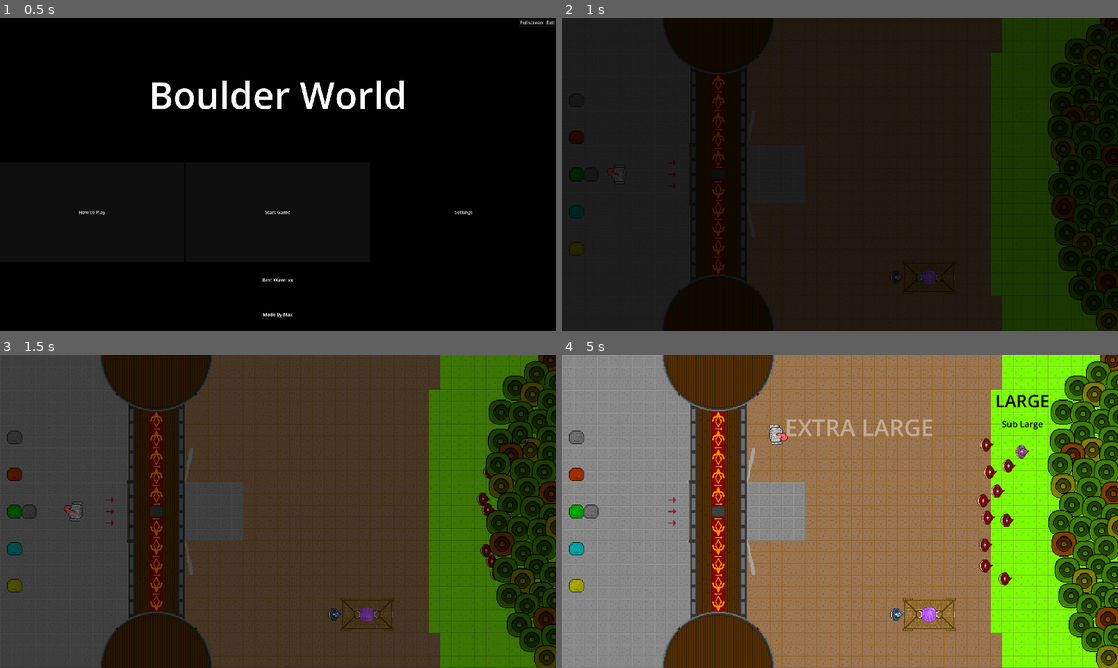
Above: before the commit, frames 1-4 (two rows, left to right).
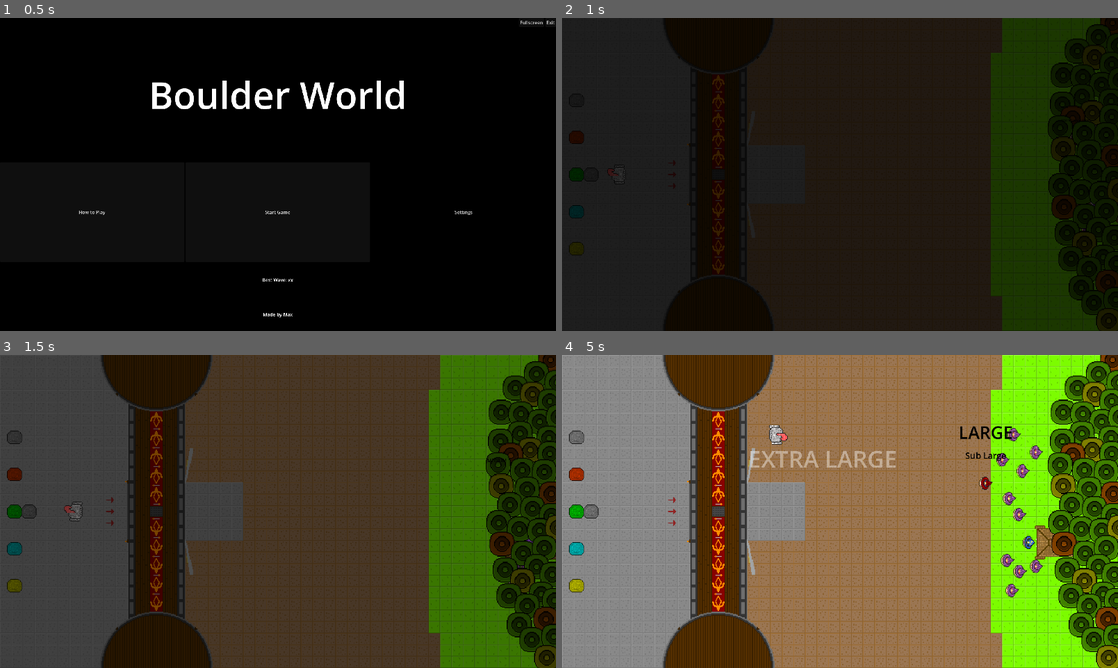
Above: after the commit, the same moments.

Repository: Nauviax/boulder-world
Game: Godot game, scene res://main_scene/main_scene.tscn
Two runs of this game, one before a commit and one after it. Both use one fixed random seed, a clock stepped at 60 frames per second and the inputs below.
Inputs:
- Up to frame 1 (0.5 s): no input
- Up to frame 2 (1 s): click "Start Game" at 0.5 s
- Up to frame 3 (1.5 s): tap Enter at 1.25 s; hold D (move_right) from 1.28 s (still down); hold Space (interact) from 1.28 s (still down)
- Up to frame 4 (5 s): release D (move_right) at 2.03 s; release Space (interact) at 2.03 s; hold S (move_down) 2.03-2.78 s; tap F at 2.1, 3.6 s; hold D (move_right) 2.78-3.53 s; hold Space (interact) 2.78-3.53 s; hold W (move_up) 3.53-4.28 s; hold A (move_left) from 4.28 s (still down); hold Space (interact) from 4.28 s (still down)

Frame 1 is identical in both runs. In frame 2, 0.2% of the frame differs, in the area x 59-100%, y 32-86%; in frame 3, 0.6%; in frame 4, 4.3%, in the area x 33-93%, y 12-89%.

Commit message:
Enemy type tweaks, cart moves now.

Diff:
--- a/entity/enemy/enemy.gd
+++ b/entity/enemy/enemy.gd
@@ -9,16 +9,25 @@
 @onready var above_effect_spawner: EffectSpawner = $AboveEffectSpawner
 @onready var screen_size := get_viewport_rect().size # To avoid being pushed offscreen
 
-const RALLY_X_POS = 1550; # X coord that enemies try to rally at (!!! MAX TEST OVERCROUDING TOO)
+const RALLY_X_POS = 1550; # X coord that enemies try to rally at
 const RALLY_X_VARIANCE = 25; # Allow some enemies to move forwards more. Also acts as tolerance.
+
+# Enemy type (Not all combinations are valid!)
+enum Type { BASIC, CART }
+@export var type: Type = Type.BASIC # Set in editor
+enum SubType { BASIC, FAST }
+@export var sub_type: SubType = SubType.BASIC # Set in code, per instance
 
 # Base enemy variables; can be overridden by archetype
 var base_speed: float = 40.0 # Base speed of the enemy
 var rally_speed_mult: float = 2 # Multiplier to base speed when rallying
 var aggro_speed_mult: float = 2.5 # Multiplier to base speed when aggro-ed on the player
 var base_health: int = 100 # Max health, not current health
-var avoidance_speed: float = 20.0 # Speed to move away from other bodies when too close
 var base_stun_duration: float = 2.0 # Stun duration in seconds for a hit that would do 100% of this enemies health. (50% health is half, etc)
+var can_rotate: bool = true # Whether this enemy can rotate to face movement direction
+
+# Base enemy variables; set via code after archetype on-ready runs.
+var avoidance_speed: float # Speed to move away from other bodies when too close. Half of base_speed.
 
 # Enemy state (common to all enemies)
 enum EnemyState { JUSTSPAWNED, RALLYING, CHARGING, AGGRO, STUNNED, DOOMED, DEAD } # !!! Investigate state machine nodes?
@@ -26,9 +35,14 @@
 var desired_state: EnemyState = EnemyState.JUSTSPAWNED # State to return to when losing sight of player or clearing stun
 var rally_pos := RALLY_X_POS
 var aggro_target: Node2D = null # Player to aggro, if any
-var health: int = base_health # Current health, starts at max
+var health: int # Current health, set to max on ready.
 var too_close_bodies: Array[Node2D] = [] # Bodies that are too close to this enemy, for collision avoidance
 var stun_timer: Timer = null # Timer for stun duration, if any is active
+
+# Prep variable initial values on ready, which should allow archetypes to override them before this runs.
+func _ready():
+	health = base_health
+	avoidance_speed = base_speed / 2 # Default to half of archetype base speed
 
 # Move towards rally point and wait
 func startRally():
@@ -117,18 +131,22 @@
 	var x_velocity: float = 0
 	if position.x > rally_pos + RALLY_X_VARIANCE: # Tolerance for jittering at rally point
 		x_velocity = -base_speed * rally_speed_mult
-		body.rotation = PI # Left
+		if can_rotate:
+			body.rotation = PI # Left
 	elif position.x < rally_pos - RALLY_X_VARIANCE:
 		x_velocity = base_speed * rally_speed_mult
-		body.rotation = 0 # Right
+		if can_rotate:
+			body.rotation = 0 # Right
 	else:
-		body.rotation = PI # Left
+		if can_rotate:
+			body.rotation = PI # Left
 	update_velocity(Vector2(x_velocity, 0))
 	move_and_slide()
 
 # Base logic for charging (Can be overridden by archetype)
 func charge_tick():
-	body.rotation = PI # Face direction of movement (Pre-slide and avoidance)
+	if can_rotate:
+		body.rotation = PI # Face direction of movement (Pre-slide and avoidance)
 	update_velocity(Vector2(-base_speed, 0))
 	move_and_slide()
 
@@ -136,7 +154,8 @@
 func aggro_tick():
 	if aggro_target:
 		var direction = (aggro_target.position - position).normalized()
-		body.rotation = direction.angle() # Face direction of movement (Pre-slide and avoidance)
+		if can_rotate:
+			body.rotation = direction.angle() # Face direction of movement (Pre-slide and avoidance)
 		update_velocity(direction * base_speed * aggro_speed_mult)
 		move_and_slide()
 
--- a/entity/enemy/enemy_basic.gd
+++ b/entity/enemy/enemy_basic.gd
@@ -1,30 +1,25 @@
 extends Enemy
 class_name EnemyBasic
-
-# Types of basic enemies
-enum EnemyType { BASIC, FAST }
-@export var enemy_type: EnemyType = EnemyType.BASIC
 
 const BASIC_ANIMATION_FRAMES := preload("res://entity/enemy/enemy_basic_purple_frames.tres")
 const FAST_ANIMATION_FRAMES := preload("res://entity/enemy/enemy_basic_red_frames.tres")
 
 # Prepare enemy
 func _ready():
-	match enemy_type:
-		EnemyType.BASIC:
+	match sub_type:
+		Enemy.SubType.BASIC:
 			animation.sprite_frames = BASIC_ANIMATION_FRAMES
 			base_health = 50 # Basic basic dies to a player throw. (!!! TODO HEALTHBARS !!!)
-			health = base_health
-		EnemyType.FAST:
+		Enemy.SubType.FAST:
 			animation.sprite_frames = FAST_ANIMATION_FRAMES
 			base_health = 75 # Still dies to player if red boulder, otherwise requires turret.
-			health = base_health
 			base_speed *= 1.5
+	super._ready() # Finalise base values
 	animation.play("idle")
 
 	# !!! DEBUGGING BELOW
 
-	if enemy_type != EnemyType.BASIC:
+	if sub_type == Enemy.SubType.BASIC:
 		return # Only debug for basic enemy type
 
 	var delay := 1.2
--- a/entity/enemy/enemy_basic.tscn
+++ b/entity/enemy/enemy_basic.tscn
@@ -2,7 +2,6 @@
 
 [ext_resource type="SpriteFrames" uid="uid://dwj025sx2exjc" path="res://entity/enemy/enemy_basic_purple_frames.tres" id="1_8vdsg"]
 [ext_resource type="Script" uid="uid://bjahk5c3nase3" path="res://entity/enemy/enemy_basic.gd" id="1_lvn57"]
-[ext_resource type="PackedScene" uid="uid://ckudutk6hsd6n" path="res://entity/explosion/explosion.tscn" id="2_xeb0k"]
 [ext_resource type="PackedScene" uid="uid://bhruvbuhbn430" path="res://effect/effect_spawner.tscn" id="3_pmu85"]
 
 [sub_resource type="CircleShape2D" id="CircleShape2D_pshc1"]
@@ -20,7 +19,7 @@
 [node name="EnemyBasic" type="CharacterBody2D" unique_id=1315167089]
 z_index = 10
 collision_layer = 8
-collision_mask = 46
+collision_mask = 10
 script = ExtResource("1_lvn57")
 
 [node name="CollisionShape2D" type="CollisionShape2D" parent="." unique_id=1867915934]
--- a/entity/enemy/enemy_cart.gd
+++ b/entity/enemy/enemy_cart.gd
@@ -1,18 +1,15 @@
 extends Enemy
 class_name EnemyCart
 
-# Types of cart enemies
-enum EnemyType { BASIC }
-@export var enemy_type: EnemyType = EnemyType.BASIC
-
 # Note that this enemy does NOT rotate.
 func _ready():
+	can_rotate = false # Cart enemies do not rotate
 	base_stun_duration /= 2 # Cart enemies are less affected by stun
-	match enemy_type:
-		EnemyType.BASIC:
+	match sub_type:
+		Enemy.SubType.BASIC:
 			base_speed /= 2 # Half speed of base enemy
 			base_health *= 3 # Triple health of base enemy
-			health = base_health # Set current health to max
+	super._ready() # Finalise base values
 	animation.play("idle")
 
 # Player detected, start shooting at player
--- a/entity/enemy/enemy_cart.tscn
+++ b/entity/enemy/enemy_cart.tscn
@@ -13,7 +13,7 @@
 [node name="EnemyCart" type="CharacterBody2D" unique_id=1315167089]
 z_index = 10
 collision_layer = 8
-collision_mask = 46
+collision_mask = 2
 script = ExtResource("1_7j76y")
 
 [node name="CollisionCart" type="CollisionShape2D" parent="." unique_id=1867915934]
--- a/level_scene/level_scene.gd
+++ b/level_scene/level_scene.gd
@@ -24,7 +24,7 @@
 const PLAYER_RESPAWN_DELAY := 1.0 # Delay in seconds before respawning player after death
 const INIT_BOULDER_POS := Vector2(100, 540)
 const ENEMY_SPAWN_POS := Vector2(1900, 540)
-const ENEMY_SPAWN_Y_VARIANCE := 300
+const ENEMY_SPAWN_Y_VARIANCE := 350
 
 # Coin spawning consts
 const COIN_GUARANTEED_COUNT = 3 # Coins are guaranteed to drop if there are less than this many coins on the map.
@@ -82,9 +82,10 @@
 	# !!! TODO spawn initial wave and have them rally
 
 	# !!! TEMP (First wave should be spawned by wave logic, not here. Prepare should still rally the first wave.)
-	spawn_enemy_basic(EnemyBasic.EnemyType.BASIC)
+	spawn_enemy(Enemy.Type.BASIC, Enemy.SubType.FAST)
+	spawn_enemy(Enemy.Type.CART, Enemy.SubType.BASIC)
 	for ii in range(10):
-		spawn_enemy_basic(EnemyBasic.EnemyType.FAST)
+		spawn_enemy(Enemy.Type.BASIC, Enemy.SubType.BASIC)
 	for enemy in enemies:
 		enemy.startRally()
 
@@ -131,17 +132,19 @@
 	add_child(coin)
 	coins.append(coin)
 
-func spawn_enemy_basic(type: EnemyBasic.EnemyType):
-	var enemy := enemy_basic_scene.instantiate() as EnemyBasic
+func spawn_enemy(type: Enemy.Type, sub_type: Enemy.SubType):
+	var enemy: Enemy = null
+	match type:
+		Enemy.Type.BASIC:
+			enemy = enemy_basic_scene.instantiate()
+		Enemy.Type.CART:
+			enemy = enemy_cart_scene.instantiate()
+	enemy.sub_type = sub_type
 	enemy.position = ENEMY_SPAWN_POS + Vector2(randi_range(-5, 5), randi_range(-ENEMY_SPAWN_Y_VARIANCE, ENEMY_SPAWN_Y_VARIANCE))
-	enemy.enemy_type = type
 	enemy.enemy_died.connect(_on_enemy_died)
 	enemy.create_explosion.connect(create_explosion)
 	add_child(enemy)
 	enemies.append(enemy)
-
-func spawn_enemy_cart():
-	pass # NYI
 
 # ===== Signals ===== #
 
@@ -182,3 +185,9 @@
 func _on_coin_collected(coin: Coin):
 	coin.queue_free() # Remove coin from scene
 	coins.erase(coin)
+
+# ===== Wave logic ===== #
+
+func get_wave(wave_number: int) -> Array[Enemy]:
+	return [] # !!! TODO
+	#
--- a/level_scene/level_scene.tscn
+++ b/level_scene/level_scene.tscn
@@ -79,6 +79,3 @@
 one_way_collision_direction = Vector2(1, 0)
 
 [node name="EffectSpawner" parent="." unique_id=1953903136 instance=ExtResource("6_pt6tg")]
-
-[node name="DebugCart" parent="." unique_id=1823860461 instance=ExtResource("5_ftmae")]
-position = Vector2(1268, 895)
